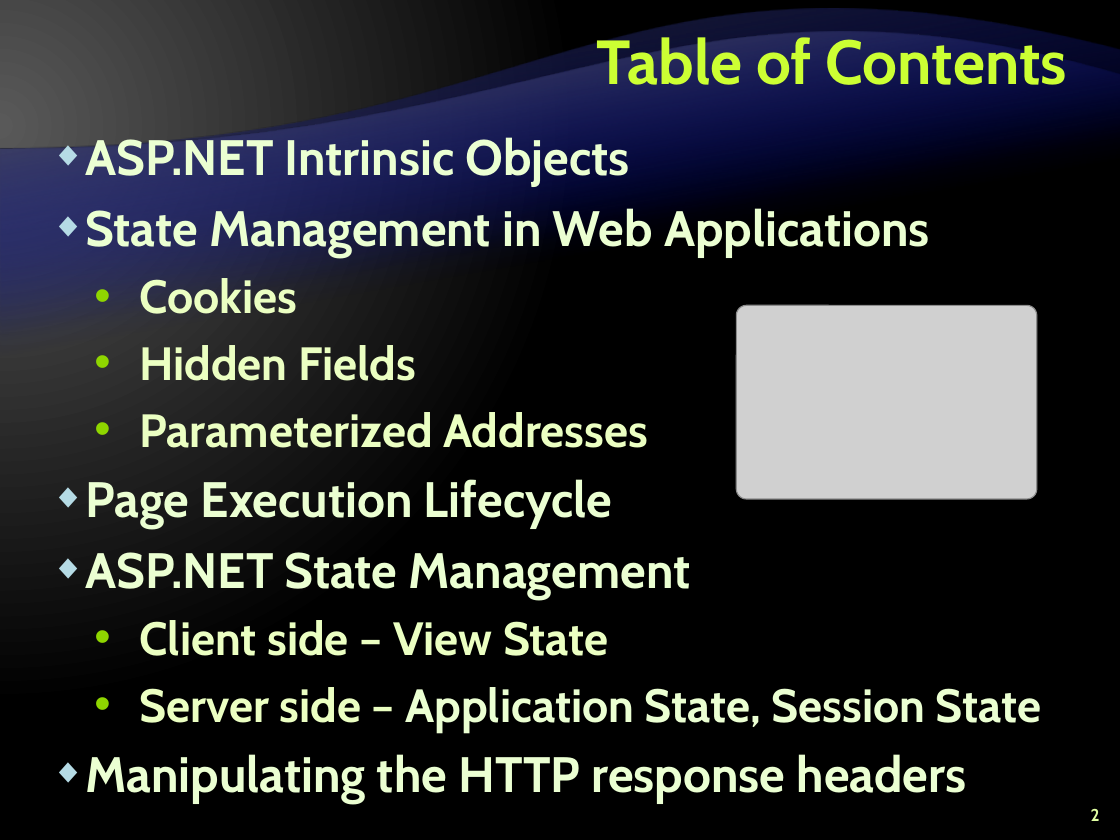
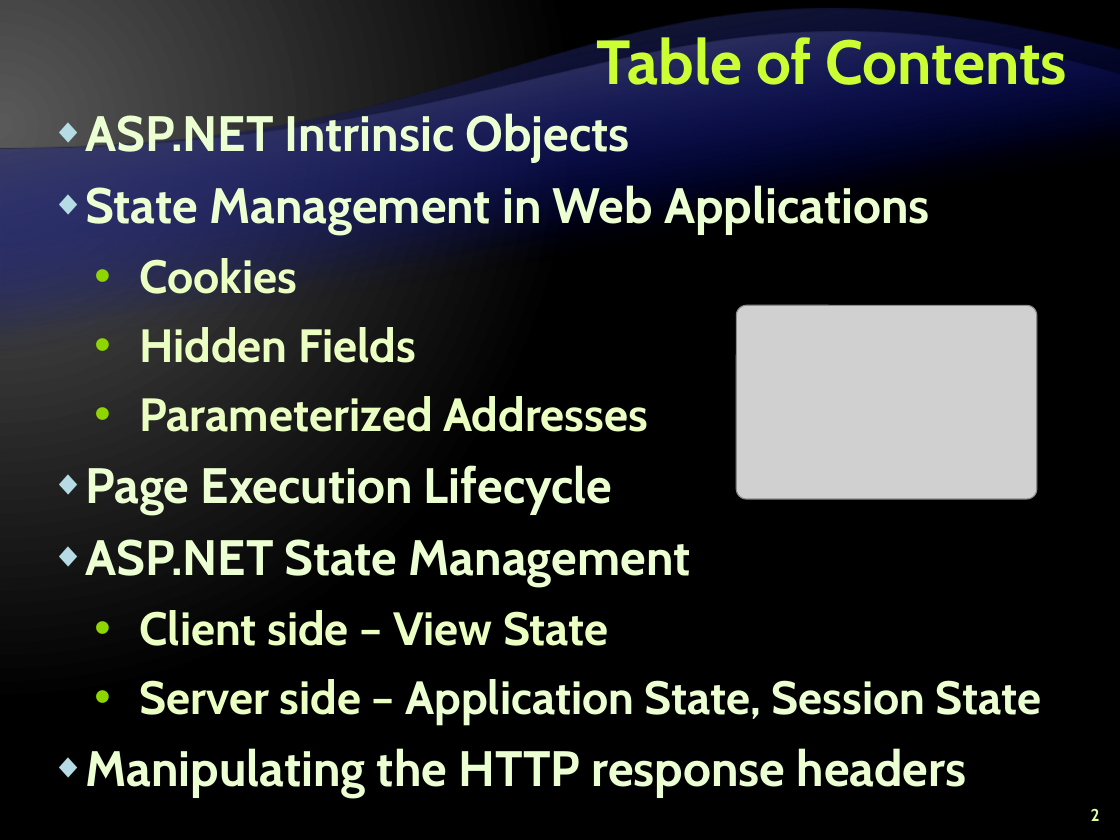
Before and after one commit to Graveheart/aspnetcourse, a slide deck: slide 2 of 2010/lectures/10. ASP.NET-State-Management.pptx. Drawn at 1120x840 pixels with LibreOffice and Linux fonts; fonts in the diff are those of the drawing; grey boxes stand for pictures; background and template pictures are left out. Boxes give left, top, right and bottom in pixels: in the first picture for what was removed or moved away, otherwise in the second. Text is boxed around its words. In the diff, an @@ line names an element or a change of style, - is before the commit and + after.

```diff
--- a/2010/lectures/10. ASP.NET-State-Management.pptx
+++ b/2010/lectures/10. ASP.NET-State-Management.pptx
@@ text "ASP.NET Intrinsic Objects": place and size @@
-text "ASP.NET Intrinsic Objects" at [85, 133, 1041, 802]
+text "ASP.NET Intrinsic Objects" at [85, 109, 1041, 796]
@@ text "ASP.NET Intrinsic Objects" at [85, 109, 1041, 796]: line spacing 1 to 0.9; more space between paragraphs @@
```
Also in this commit, not shown: 10 other slides changed, 1 other file.
